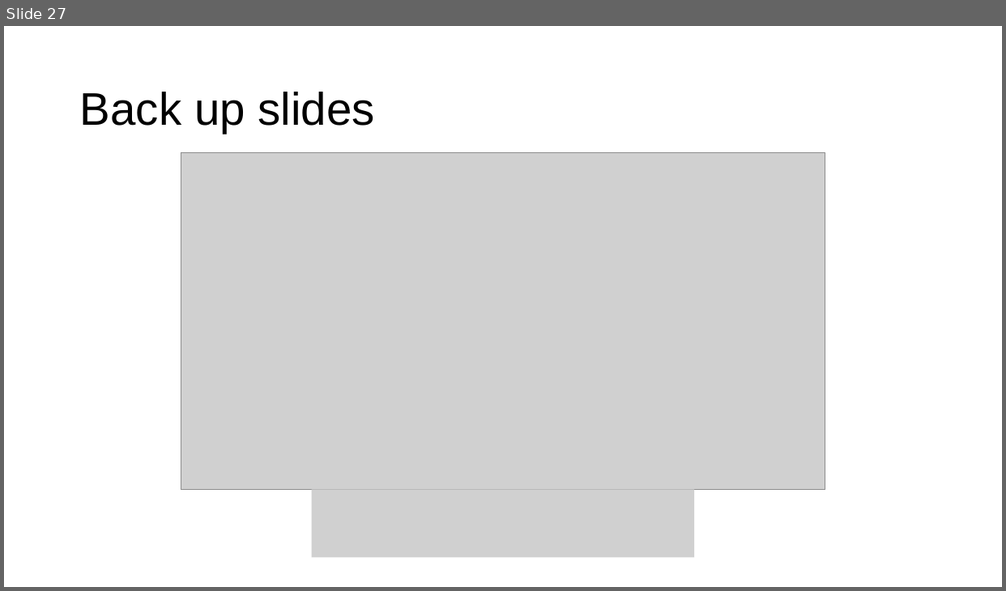
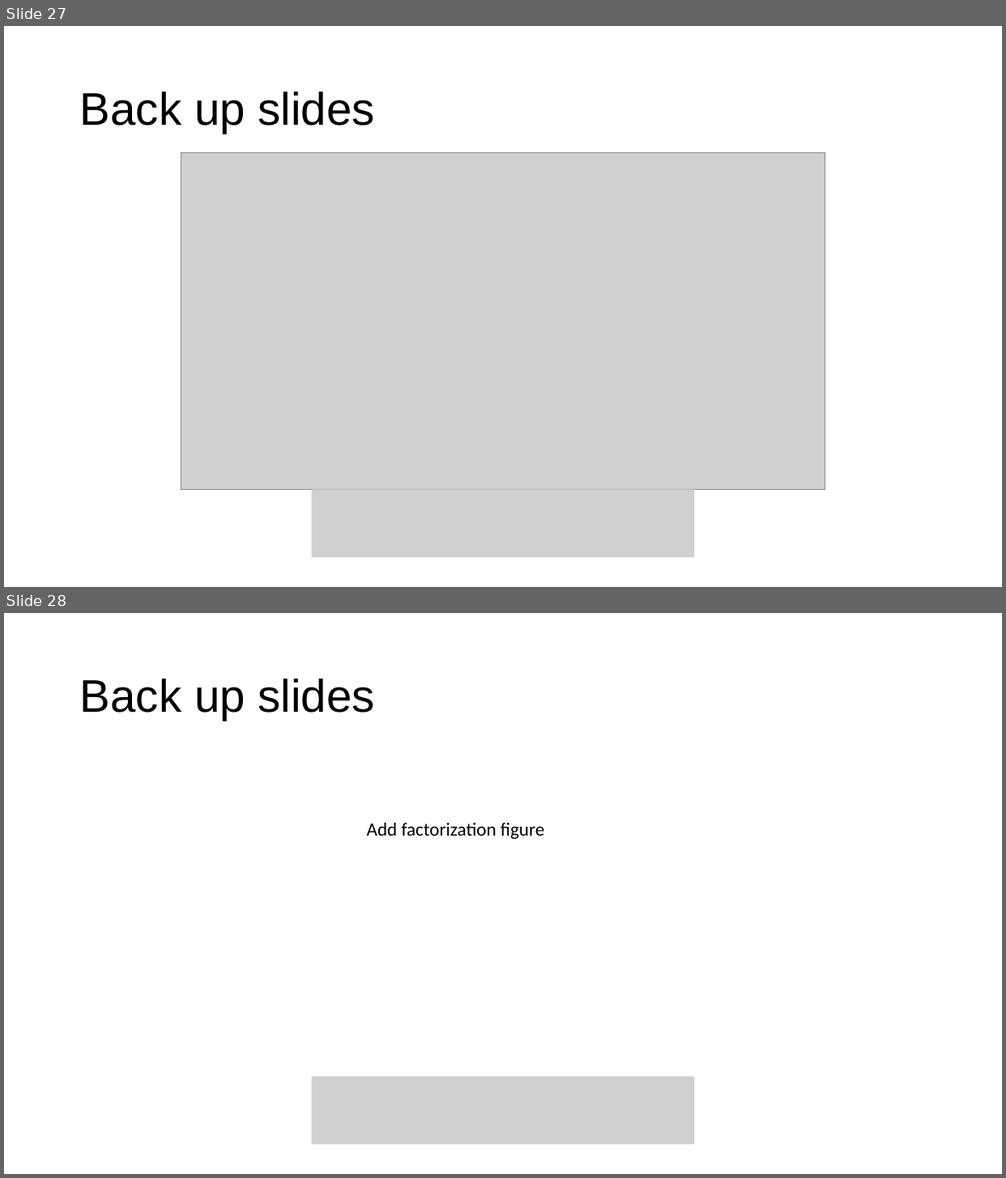
Before and after one commit to tropiano4/tropiano-srg, a slide deck: Presentations/NUCLEI_June2020/tropiano_nuclei_2020.pptx. Shown one above the other, each under a label of ours: slide 27 before the commit, slides 27 and 28 after it. The pictures are 1006x591 and 1006x1178 pixels, drawn with LibreOffice and Linux fonts; fonts in the diff are those of the drawing; grey boxes stand for pictures. Boxes give left, top, right and bottom in pixels: in the first picture for what was removed or moved away, otherwise in the second. Text is boxed around its words. In the diff, an @@ line names an element or a change of style, - is before the commit and + after.

```diff
--- a/Presentations/NUCLEI_June2020/tropiano_nuclei_2020.pptx
+++ b/Presentations/NUCLEI_June2020/tropiano_nuclei_2020.pptx
@@ slide 28 added at [4, 613, 1002, 1174], background #FFFFFF @@
@@ title added at [80, 679, 374, 720], 44 pt, text #000000 @@
+Back up slides
@@ text added at [367, 823, 544, 839], 18 pt, text #000000 @@
+Add factorization figure
@@ picture added at [312, 1077, 694, 1145] @@
```
Also in this commit, not shown: 2 slides changed.
